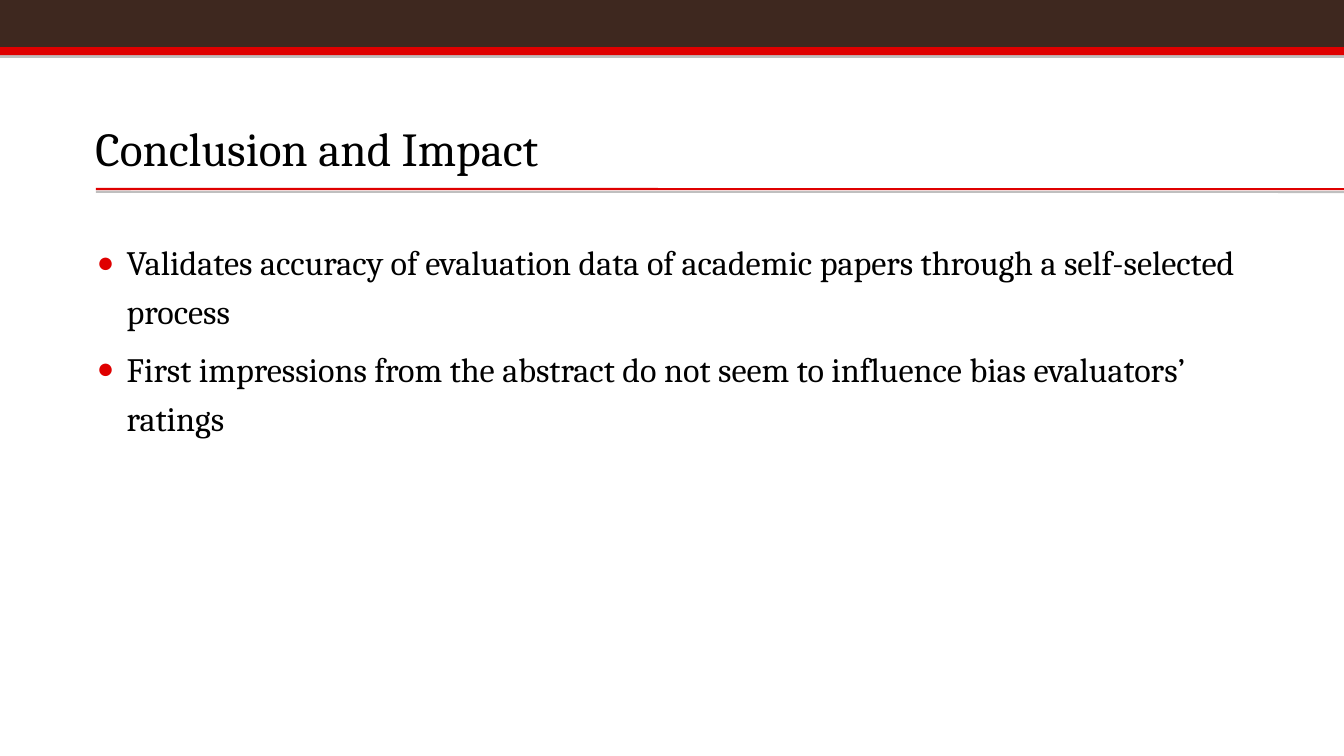
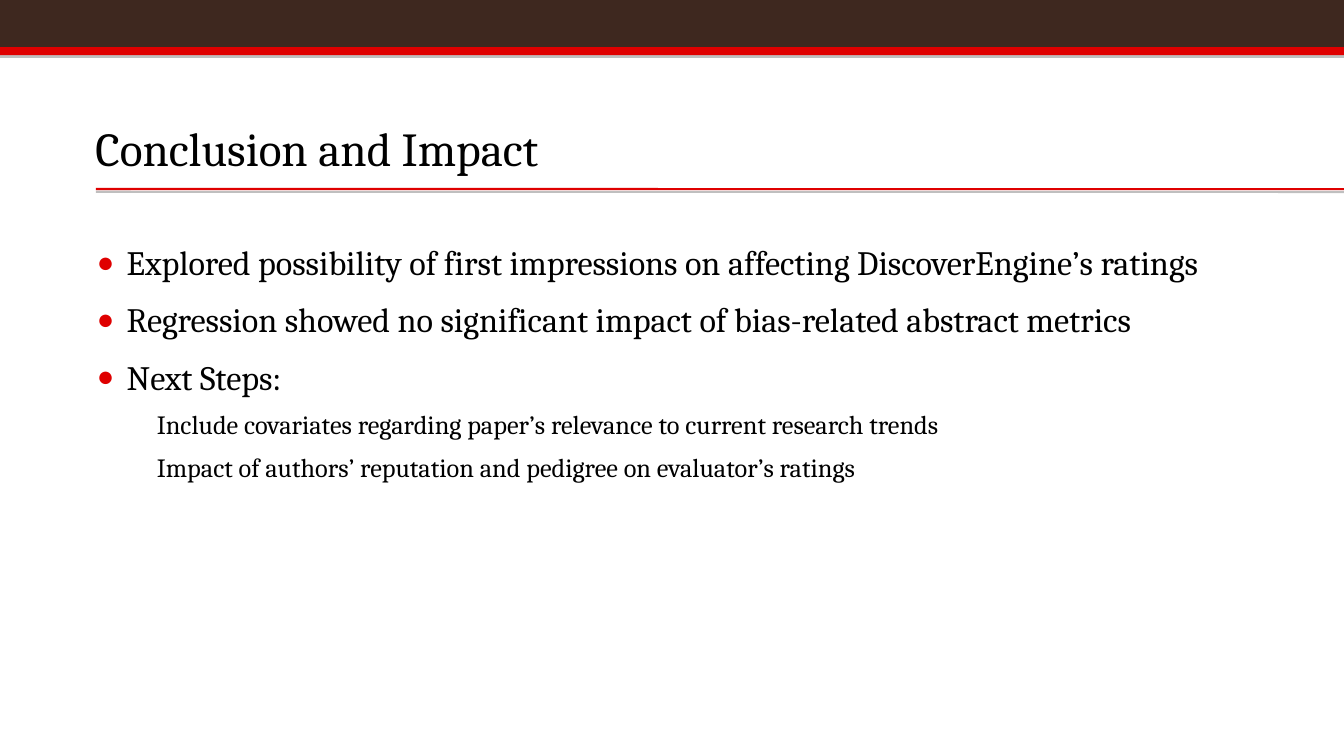
Before and after one commit to vaibhavram/browndatathon, a slide deck: slide 5 of brownDatathonPres.pptx. Drawn at 1344x756 pixels with LibreOffice and Linux fonts; fonts in the diff are those of the drawing; background and template pictures are left out. Boxes give left, top, right and bottom in pixels: in the first picture for what was removed or moved away, otherwise in the second. Text is boxed around its words. In the diff, an @@ line names an element or a change of style, - is before the commit and + after.

```diff
--- a/brownDatathonPres.pptx
+++ b/brownDatathonPres.pptx
@@ text at (127,250,1199,483): text changed @@
-● Validates accuracy of evaluation data of academic papers through a self-selected process
-● First impressions from the abstract do not seem to influence bias evaluators’ ratings
+● Explored possibility of first impressions on affecting DiscoverEngine’s ratings
+● Regression showed no significant impact of bias-related abstract metrics
+● Next Steps:
+  ● Include covariates regarding paper’s relevance to current research trends
+  ● Impact of authors’ reputation and pedigree on evaluator’s ratings
```
Also in this commit, not shown: 2 other slides changed, 1 slide added, 1 slide removed, 7 other files.
